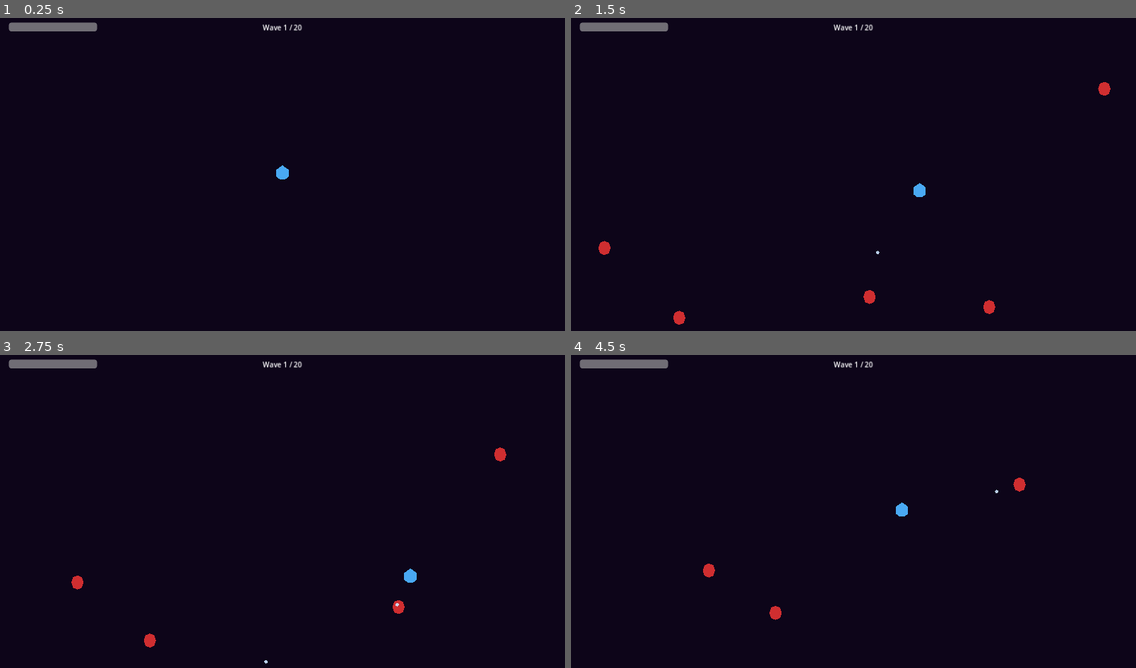
Above: before the commit, frames 1-4 (two rows, left to right).
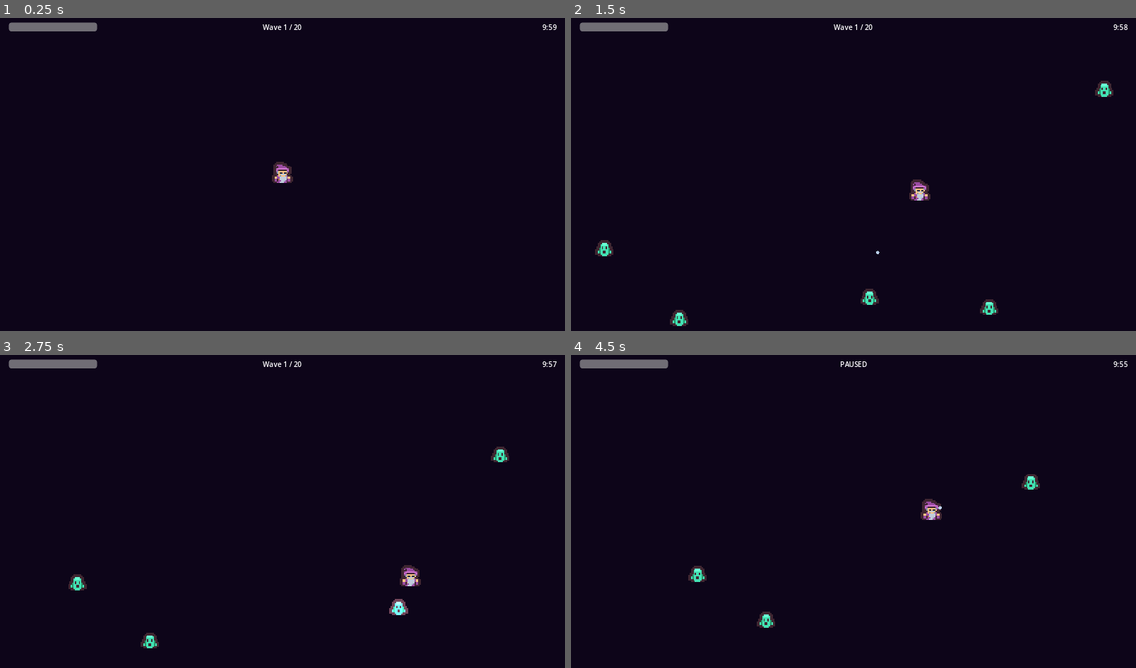
Above: after the commit, the same moments.

Repository: yurukusa/spell-cascade
Game: Godot game, scene res://scenes/main.tscn
Same seed, same stepped clock (60 frames per second), same inputs: the game is played once before the commit and once after it.
Inputs:
- Up to frame 1 (0.25 s): no input
- Up to frame 2 (1.5 s): tap Enter at 0.5 s; hold D (move_right) 0.53-1.28 s; tap R at 0.6, 1.35 s; hold S (move_down) from 1.28 s (still down)
- Up to frame 3 (2.75 s): release S (move_down) at 2.03 s; hold D (move_right) from 2.03 s (still down); tap R at 2.1 s
- Up to frame 4 (4.5 s): release D (move_right) at 2.78 s; hold W (move_up) 2.78-3.53 s; tap R at 2.85, 3.6, 4.35 s; hold A (move_left) from 3.53 s (still down); tap Escape at 4.15 s

The runs differ from the first frame. In frame 1, 0.3% of the frame differs, in the area x 46-99%, y 2-53%; in frame 2, 1.0%; in frame 3, 0.8%; in frame 4, 1.0%, in the area x 20-99%, y 2-88%.

Commit message:
feat: pixel art sprites + orb/synergy system (pre-pivot snapshot)
Kenney Tiny Dungeon sprites integrated, OrbData autoload with 6 orbs + 3 synergies,
upgrade UI, timer, restart, pause. Saving before pivot to Idol Tower + PoE build depth.

Co-Authored-By: Claude Opus 4.6 <noreply@anthropic.com>

Diff:
--- /dev/null
+++ b/art_config.json
@@ -0,0 +1,31 @@
+{
+  "_comment": "見た目パラメータ集約ファイル。design.md反映後に差し替える。凍結中。",
+  "_status": "placeholder",
+  "sprite_scale": 3.0,
+  "player_texture": "res://assets/kenney-tiny-dungeon/tile_0084.png",
+  "enemy_textures": {
+    "tier1": "res://assets/kenney-tiny-dungeon/tile_0108.png",
+    "tier2": "res://assets/kenney-tiny-dungeon/tile_0110.png",
+    "tier3": "res://assets/kenney-tiny-dungeon/tile_0121.png"
+  },
+  "orb_texture": "res://assets/kenney-tiny-dungeon/tile_0056.png",
+  "background_color": [0.05, 0.02, 0.1, 1.0],
+  "palette": {
+    "_note": "design.md確定後に置換",
+    "primary": "#4db2ff",
+    "secondary": "#80ccff",
+    "danger": "#ff4444",
+    "background": "#0d0520"
+  },
+  "ui": {
+    "_note": "レイアウトはdesign.md確定後に固定",
+    "hp_bar_position": "top_left",
+    "wave_label_position": "top_center",
+    "font": "default"
+  },
+  "viewport": {
+    "width": 1280,
+    "height": 720,
+    "_note": "解像度はdesign.md確定後に固定"
+  }
+}
--- a/project.godot
+++ b/project.godot
@@ -12,6 +12,10 @@
 config/features=PackedStringArray("4.3", "GL Compatibility")
 config/icon="res://icon.svg"
 
+[autoload]
+
+OrbData="*res://scripts/orb_data.gd"
+
 [display]
 
 window/size/viewport_width=1280
@@ -20,6 +24,7 @@
 
 [rendering]
 
+textures/canvas_textures/default_texture_filter=0
 renderer/rendering_method="gl_compatibility"
 renderer/rendering_method.mobile="gl_compatibility"
 environment/defaults/default_clear_color=Color(0.05, 0.02, 0.1, 1)
--- a/scenes/enemy.tscn
+++ b/scenes/enemy.tscn
@@ -1,12 +1,13 @@
-[gd_scene load_steps=4 format=3 uid="uid://c5enemy1"]
+[gd_scene load_steps=5 format=3 uid="uid://c5enemy1"]
 
 [ext_resource type="Script" path="res://scripts/enemy.gd" id="1_enemy"]
+[ext_resource type="Texture2D" path="res://assets/kenney-tiny-dungeon/tile_0108.png" id="2_enemytex"]
 
 [sub_resource type="CircleShape2D" id="CircleShape2D_enemy"]
-radius = 12.0
+radius = 20.0
 
 [sub_resource type="CircleShape2D" id="CircleShape2D_hitbox"]
-radius = 14.0
+radius = 22.0
 
 [node name="Enemy" type="CharacterBody2D" groups=["enemies"]]
 collision_layer = 4
@@ -16,9 +17,10 @@
 [node name="CollisionShape2D" type="CollisionShape2D" parent="."]
 shape = SubResource("CircleShape2D_enemy")
 
-[node name="Visual" type="Polygon2D" parent="."]
-color = Color(0.9, 0.2, 0.2, 0.9)
-polygon = PackedVector2Array(-10, -12, 0, -16, 10, -12, 14, 0, 10, 12, 0, 16, -10, 12, -14, 0)
+[node name="Visual" type="Sprite2D" parent="."]
+texture = ExtResource("2_enemytex")
+texture_filter = 1
+scale = Vector2(3, 3)
 
 [node name="Hitbox" type="Area2D" parent="."]
 collision_layer = 4
--- a/scenes/main.tscn
+++ b/scenes/main.tscn
@@ -1,13 +1,14 @@
-[gd_scene load_steps=6 format=3 uid="uid://cmainscene"]
+[gd_scene load_steps=7 format=3 uid="uid://cmainscene"]
 
 [ext_resource type="Script" path="res://scripts/main.gd" id="1_main"]
 [ext_resource type="Script" path="res://scripts/player.gd" id="2_player"]
 [ext_resource type="Script" path="res://scripts/wave_manager.gd" id="3_wave"]
 [ext_resource type="Script" path="res://scripts/auto_attack.gd" id="4_attack"]
 [ext_resource type="PackedScene" uid="uid://c5enemy1" path="res://scenes/enemy.tscn" id="5_enemy"]
+[ext_resource type="Texture2D" path="res://assets/kenney-tiny-dungeon/tile_0084.png" id="6_playertex"]
 
 [sub_resource type="CircleShape2D" id="CircleShape2D_player"]
-radius = 14.0
+radius = 20.0
 
 [node name="Main" type="Node2D"]
 script = ExtResource("1_main")
@@ -29,9 +30,10 @@
 [node name="CollisionShape2D" type="CollisionShape2D" parent="Player"]
 shape = SubResource("CircleShape2D_player")
 
-[node name="Visual" type="Polygon2D" parent="Player"]
-color = Color(0.3, 0.7, 1.0, 0.95)
-polygon = PackedVector2Array(0, -16, 14, -6, 14, 10, 6, 16, -6, 16, -14, 10, -14, -6)
+[node name="Visual" type="Sprite2D" parent="Player"]
+texture = ExtResource("6_playertex")
+texture_filter = 1
+scale = Vector2(3, 3)
 
 [node name="AutoAttack" type="Node2D" parent="Player"]
 script = ExtResource("4_attack")
@@ -57,3 +59,26 @@
 offset_bottom = 50.0
 text = "Wave 1 / 20"
 horizontal_alignment = 1
+
+[node name="TimerLabel" type="Label" parent="UI"]
+offset_left = 1100.0
+offset_top = 20.0
+offset_right = 1260.0
+offset_bottom = 50.0
+text = "10:00"
+horizontal_alignment = 2
+
+[node name="OrbLabel" type="Label" parent="UI"]
+offset_left = 20.0
+offset_top = 50.0
+offset_right = 500.0
+offset_bottom = 100.0
+text = ""
+
+[node name="RestartLabel" type="Label" parent="UI"]
+offset_left = 440.0
+offset_top = 400.0
+offset_right = 840.0
+offset_bottom = 440.0
+text = "Press R to Restart"
+horizontal_alignment = 1
--- a/scripts/enemy.gd
+++ b/scripts/enemy.gd
@@ -1,6 +1,6 @@
 extends CharacterBody2D
 
-## Enemy - 色付き幾何学体。プレイヤーに向かって移動。
+## Enemy - ピクセルアートキャラクター。プレイヤーに向かって移動。
 
 @export var speed := 80.0
 @export var max_hp := 30.0
@@ -22,6 +22,11 @@
 	hp = max_hp
 	damage = dmg
 
+func set_texture(tex: Texture2D) -> void:
+	var visual := $Visual as Sprite2D
+	if visual:
+		visual.texture = tex
+
 func _physics_process(_delta: float) -> void:
 	if not is_instance_valid(player):
 		return
--- a/scripts/main.gd
+++ b/scripts/main.gd
@@ -1,37 +1,121 @@
 extends Node2D
 
 ## Main - ゲームのエントリーポイント。
-## プレイヤー、敵スポーン、Wave管理、UIを統合。
+## プレイヤー、敵スポーン、Wave管理、UI、オーブ選択、タイマーを統合。
 
 @onready var player: CharacterBody2D = $Player
 @onready var wave_manager: Node = $WaveManager
 @onready var ui_layer: CanvasLayer = $UI
 @onready var hp_bar: ProgressBar = $UI/HPBar
 @onready var wave_label: Label = $UI/WaveLabel
+@onready var timer_label: Label = $UI/TimerLabel
+@onready var orb_label: Label = $UI/OrbLabel
+@onready var restart_label: Label = $UI/RestartLabel
+
+var upgrade_ui: Node  # UpgradeUI (CanvasLayer)
+var run_time := 0.0
+var max_run_time := 600.0  # 10分
+var game_over := false
+var player_orbs: Array[int] = []  # OrbData.OrbType のリスト
 
 func _ready() -> void:
 	# プレイヤーのシグナル接続
 	player.hp_changed.connect(_on_player_hp_changed)
 	player.died.connect(_on_player_died)
 
-	# Wave開始
+	# Wave管理
 	wave_manager.wave_started.connect(_on_wave_started)
 	wave_manager.wave_cleared.connect(_on_wave_cleared)
 	wave_manager.all_waves_cleared.connect(_on_all_waves_cleared)
 
+	# UpgradeUI生成（CanvasLayerベース）
+	var upgrade_script := load("res://scripts/upgrade_ui.gd")
+	upgrade_ui = CanvasLayer.new()
+	upgrade_ui.set_script(upgrade_script)
+	upgrade_ui.name = "UpgradeUI"
+	add_child(upgrade_ui)
+	upgrade_ui.orb_selected.connect(_on_orb_selected)
+
 	# UI初期化
 	hp_bar.max_value = player.max_hp
 	hp_bar.value = player.max_hp
+	restart_label.visible = false
 
 	# ゲーム開始
 	wave_manager.start(player)
+
+func _process(delta: float) -> void:
+	if game_over:
+		return
+
+	# ランタイマー
+	run_time += delta
+	_update_timer_display()
+
+	# 10分経過 → 勝利
+	if run_time >= max_run_time:
+		_win_game()
+
+func _update_timer_display() -> void:
+	var remaining := max_run_time - run_time
+	if remaining < 0:
+		remaining = 0
+	var total_sec := floori(remaining)
+	var minutes := total_sec / 60
+	var seconds := total_sec % 60
+	timer_label.text = "%d:%02d" % [minutes, seconds]
+
+func _update_orb_display() -> void:
+	if player_orbs.is_empty():
+		orb_label.text = ""
+		return
+
+	var names: PackedStringArray = []
+	for orb_type in player_orbs:
+		var info = OrbData.get_orb(orb_type)
+		if info:
+			names.append(info.name)
+	orb_label.text = "Orbs: " + ", ".join(names)
+
+	# シナジーチェック
+	var synergies = OrbData.check_synergies(player_orbs)
+	if not synergies.is_empty():
+		var syn_names: PackedStringArray = []
+		for s in synergies:
+			syn_names.append(s.name)
+		orb_label.text += "\nSynergy: " + ", ".join(syn_names)
+
+func _on_orb_selected(orb_type: int) -> void:
+	player_orbs.append(orb_type)
+	_apply_orb_effect(orb_type)
+	_update_orb_display()
+
+func _apply_orb_effect(orb_type: int) -> void:
+	var info = OrbData.get_orb(orb_type)
+	if info == null:
+		return
+
+	var effect: Dictionary = info.effect
+	var auto_attack := player.get_node("AutoAttack")
+
+	# 攻撃速度倍率
+	if effect.has("attack_speed_mult"):
+		auto_attack.fire_rate /= effect["attack_speed_mult"]
+
+	# ダメージ倍率
+	if effect.has("damage_mult"):
+		auto_attack.bullet_damage *= effect["damage_mult"]
+
+	# HP回復（process内で毎フレーム回復する仕組みは後で追加）
 
 func _on_player_hp_changed(current: float, _maximum: float) -> void:
 	hp_bar.value = current
 
 func _on_player_died() -> void:
+	game_over = true
 	wave_label.text = "GAME OVER"
-	get_tree().paused = true
+	restart_label.visible = true
+	restart_label.text = "Press R to Restart"
 
 func _on_wave_started(wave_num: int) -> void:
 	wave_label.text = "Wave %d / 20" % wave_num
@@ -39,6 +123,30 @@
 func _on_wave_cleared(wave_num: int) -> void:
 	wave_label.text = "Wave %d Cleared!" % wave_num
 
+	# 3択のオーブ選択を表示
+	var choices = OrbData.get_random_orbs(3)
+	if not choices.is_empty():
+		upgrade_ui.show_choices(choices)
+
 func _on_all_waves_cleared() -> void:
+	_win_game()
+
+func _win_game() -> void:
+	game_over = true
 	wave_label.text = "YOU WIN!"
-	get_tree().paused = true
+	restart_label.visible = true
+	restart_label.text = "Press R to Restart"
+
+func _unhandled_input(event: InputEvent) -> void:
+	if event is InputEventKey and event.pressed:
+		# Rキーでリスタート
+		if event.keycode == KEY_R and game_over:
+			get_tree().paused = false
+			get_tree().reload_current_scene()
+		# Escキーで一時停止トグル
+		elif event.keycode == KEY_ESCAPE and not game_over:
+			get_tree().paused = not get_tree().paused
+			if get_tree().paused:
+				wave_label.text = "PAUSED"
+			else:
+				wave_label.text = "Wave %d / 20" % wave_manager.current_wave
--- /dev/null
+++ b/scripts/orb_data.gd
@@ -0,0 +1,127 @@
+extends Node
+
+## OrbData - オーブとシナジーの定義（データ駆動）。
+## Autoloadシングルトン。全てのオーブ効果・シナジー条件をここに集約。
+
+# オーブの基本タイプ
+enum OrbType {
+	FIRE,
+	ICE,
+	LIGHTNING,
+	POISON,
+	ARCANE,
+	HOLY
+}
+
+# オーブ情報
+class OrbInfo:
+	var type: int
+	var name: String
+	var description: String
+	var color: Color  # プレースホルダ色（design.md後に差し替え）
+	var effect: Dictionary  # 効果パラメータ
+
+	func _init(t: int, n: String, d: String, c: Color, e: Dictionary) -> void:
+		type = t
+		name = n
+		description = d
+		color = c
+		effect = e
+
+# シナジー情報
+class SynergyInfo:
+	var name: String
+	var description: String
+	var required_orbs: Array[int]
+	var bonus: Dictionary  # ボーナスパラメータ
+
+	func _init(n: String, d: String, req: Array[int], b: Dictionary) -> void:
+		name = n
+		description = d
+		required_orbs = req
+		bonus = b
+
+# --- データ定義 ---
+
+var orb_catalog: Dictionary = {}
+var synergy_catalog: Array[SynergyInfo] = []
+
+func _ready() -> void:
+	_init_orbs()
+	_init_synergies()
+
+func _init_orbs() -> void:
+	orb_catalog = {
+		OrbType.FIRE: OrbInfo.new(
+			OrbType.FIRE, "Fire Orb", "Attack speed +15%",
+			Color(1.0, 0.3, 0.1),
+			{"attack_speed_mult": 1.15}
+		),
+		OrbType.ICE: OrbInfo.new(
+			OrbType.ICE, "Ice Orb", "Enemies slowed 20%",
+			Color(0.3, 0.7, 1.0),
+			{"enemy_slow": 0.8}
+		),
+		OrbType.LIGHTNING: OrbInfo.new(
+			OrbType.LIGHTNING, "Lightning Orb", "Chain to 2 nearby enemies",
+			Color(1.0, 1.0, 0.3),
+			{"chain_count": 2}
+		),
+		OrbType.POISON: OrbInfo.new(
+			OrbType.POISON, "Poison Orb", "DoT 5 dmg/sec for 3s",
+			Color(0.3, 0.9, 0.2),
+			{"dot_damage": 5.0, "dot_duration": 3.0}
+		),
+		OrbType.ARCANE: OrbInfo.new(
+			OrbType.ARCANE, "Arcane Orb", "Damage +25%",
+			Color(0.7, 0.3, 1.0),
+			{"damage_mult": 1.25}
+		),
+		OrbType.HOLY: OrbInfo.new(
+			OrbType.HOLY, "Holy Orb", "HP regen 2/sec",
+			Color(1.0, 0.95, 0.6),
+			{"hp_regen": 2.0}
+		),
+	}
+
+func _init_synergies() -> void:
+	synergy_catalog = [
+		SynergyInfo.new(
+			"Meltdown", "Fire+Ice: Explosions on kill",
+			[OrbType.FIRE, OrbType.ICE],
+			{"explosion_on_kill": true, "explosion_radius": 80.0, "explosion_damage": 20.0}
+		),
+		SynergyInfo.new(
+			"Tempest", "Lightning+Ice: Freeze chance 15%",
+			[OrbType.LIGHTNING, OrbType.ICE],
+			{"freeze_chance": 0.15, "freeze_duration": 1.5}
+		),
+		SynergyInfo.new(
+			"Plague Storm", "Poison+Fire: Poison spreads on death",
+			[OrbType.POISON, OrbType.FIRE],
+			{"poison_spread_on_death": true, "spread_radius": 100.0}
+		),
+	]
+
+func get_orb(type: int) -> OrbInfo:
+	return orb_catalog.get(type)
+
+func get_random_orbs(count: int, exclude: Array[int] = []) -> Array[int]:
+	var available: Array[int] = []
+	for t in orb_catalog.keys():
+		if t not in exclude:
+			available.append(t)
+	available.shuffle()
+	return available.slice(0, mini(count, available.size()))
+
+func check_synergies(owned_orbs: Array[int]) -> Array[SynergyInfo]:
+	var active: Array[SynergyInfo] = []
+	for synergy in synergy_catalog:
+		var has_all := true
+		for req in synergy.required_orbs:
+			if req not in owned_orbs:
+				has_all = false
+				break
+		if has_all:
+			active.append(synergy)
+	return active
--- a/scripts/screenshot.gd
+++ b/scripts/screenshot.gd
@@ -15,9 +15,9 @@
 func _take_screenshot() -> void:
 	await RenderingServer.frame_post_draw
 	var img := get_viewport().get_texture().get_image()
-	var err := img.save_png("/home/namakusa/screenshots/spell-cascade-v0.png")
+	var err := img.save_png("/home/namakusa/screenshots/spell-cascade-v2-scale3x.png")
 	if err == OK:
-		print("SCREENSHOT_SAVED: /home/namakusa/screenshots/spell-cascade-v0.png")
+		print("SCREENSHOT_SAVED: /home/namakusa/screenshots/spell-cascade-v2-scale3x.png")
 	else:
 		print("SCREENSHOT_FAILED: error code ", err)
 	get_tree().quit()
--- /dev/null
+++ b/scripts/upgrade_ui.gd
@@ -0,0 +1,107 @@
+extends CanvasLayer
+
+## UpgradeUI - Wave Clear時に3択のオーブ選択を表示。
+## 選択中はゲームを一時停止。
+
+signal orb_selected(orb_type: int)
+
+var panel: PanelContainer
+var title_label: Label
+var buttons_container: VBoxContainer
+var current_choices: Array = []
+
+func _ready() -> void:
+	layer = 10
+	process_mode = Node.PROCESS_MODE_ALWAYS  # pause中もUI操作可能
+	_build_ui()
+	hide_ui()
+
+func _build_ui() -> void:
+	# 半透明の暗幕
+	var overlay := ColorRect.new()
+	overlay.name = "Overlay"
+	overlay.set_anchors_preset(Control.PRESET_FULL_RECT)
+	overlay.color = Color(0, 0, 0, 0.6)
+	add_child(overlay)
+
+	# 中央パネル
+	panel = PanelContainer.new()
+	panel.name = "Panel"
+	panel.set_anchors_preset(Control.PRESET_CENTER)
+	panel.offset_left = -200
+	panel.offset_top = -180
+	panel.offset_right = 200
+	panel.offset_bottom = 180
+
+	# パネルスタイル（プレースホルダ、design.md後に差し替え）
+	var style := StyleBoxFlat.new()
+	style.bg_color = Color(0.1, 0.08, 0.2, 0.95)
+	style.border_color = Color(0.4, 0.3, 0.8, 0.8)
+	style.set_border_width_all(2)
+	style.set_corner_radius_all(8)
+	style.set_content_margin_all(20)
+	panel.add_theme_stylebox_override("panel", style)
+	overlay.add_child(panel)
+
+	var vbox := VBoxContainer.new()
+	vbox.name = "VBox"
+	vbox.add_theme_constant_override("separation", 12)
+	panel.add_child(vbox)
+
+	# タイトル
+	title_label = Label.new()
+	title_label.name = "Title"
+	title_label.text = "Choose an Orb"
+	title_label.horizontal_alignment = HORIZONTAL_ALIGNMENT_CENTER
+	title_label.add_theme_font_size_override("font_size", 22)
+	vbox.add_child(title_label)
+
+	# ボタンコンテナ
+	buttons_container = VBoxContainer.new()
+	buttons_container.name = "Buttons"
+	buttons_container.add_theme_constant_override("separation", 8)
+	vbox.add_child(buttons_container)
+
+func show_choices(orb_types: Array) -> void:
+	current_choices = orb_types
+
+	# 既存ボタンを削除
+	for child in buttons_container.get_children():
+		child.queue_free()
+
+	# オーブごとにボタン生成
+	for orb_type in orb_types:
+		var info = OrbData.get_orb(orb_type)
+		if info == null:
+			continue
+
+		var btn := Button.new()
+		btn.text = "%s\n%s" % [info.name, info.description]
+		btn.custom_minimum_size = Vector2(350, 60)
+
+		# ボタンスタイル（プレースホルダ）
+		var style := StyleBoxFlat.new()
+		style.bg_color = Color(info.color.r * 0.3, info.color.g * 0.3, info.color.b * 0.3, 0.9)
+		style.border_color = info.color
+		style.set_border_width_all(2)
+		style.set_corner_radius_all(4)
+		style.set_content_margin_all(8)
+		btn.add_theme_stylebox_override("normal", style)
+
+		var hover_style := style.duplicate()
+		hover_style.bg_color = Color(info.color.r * 0.5, info.color.g * 0.5, info.color.b * 0.5, 0.95)
+		btn.add_theme_stylebox_override("hover", hover_style)
+
+		btn.pressed.connect(_on_orb_chosen.bind(orb_type))
+		buttons_container.add_child(btn)
+
+	visible = true
+	get_tree().paused = true
+
+func hide_ui() -> void:
+	visible = false
+
+func _on_orb_chosen(orb_type: int) -> void:
+	get_tree().paused = false
+	hide_ui()
+	orb_selected.emit(orb_type)
--- a/scripts/wave_manager.gd
+++ b/scripts/wave_manager.gd
@@ -15,10 +15,20 @@
 var player: Node2D
 var spawn_area: Rect2
 
+# Wave段階に応じた敵テクスチャ
+var enemy_textures: Array[Texture2D] = []
+
 func _ready() -> void:
 	# スポーンエリアはビューポートの外周
 	var vp := get_tree().root.get_visible_rect().size
 	spawn_area = Rect2(Vector2.ZERO, vp)
+
+	# 敵テクスチャをロード（スライム→デーモン→ゴースト）
+	enemy_textures = [
+		load("res://assets/kenney-tiny-dungeon/tile_0108.png"),  # 緑スライム (Wave 1-7)
+		load("res://assets/kenney-tiny-dungeon/tile_0110.png"),  # 赤デーモン (Wave 8-14)
+		load("res://assets/kenney-tiny-dungeon/tile_0121.png"),  # ゴースト (Wave 15-20)
+	]
 
 func start(target_player: Node2D) -> void:
 	player = target_player
@@ -69,6 +79,16 @@
 	var speed_scale := 1.0 + (current_wave - 1) * 0.05
 
 	enemy.init(player, 80.0 * speed_scale, 30.0 * hp_scale, 10.0)
+
+	# Wave段階に応じたテクスチャ割り当て
+	var tex_index := 0
+	if current_wave >= 15:
+		tex_index = 2
+	elif current_wave >= 8:
+		tex_index = 1
+	if not enemy_textures.is_empty():
+		enemy.set_texture(enemy_textures[tex_index])
+
 	enemy.died.connect(_on_enemy_died)
 
 	get_tree().current_scene.add_child(enemy)
Not shown, added: assets/dungeontileset-ii.png.import
Not shown, added: assets/dungeontileset.png.import
Binary file added: assets/kenney-tiny-dungeon/tile_0000.png
Not shown, added: assets/kenney-tiny-dungeon/tile_0000.png.import
Binary file added: assets/kenney-tiny-dungeon/tile_0001.png
Not shown, added: assets/kenney-tiny-dungeon/tile_0001.png.import
Binary file added: assets/kenney-tiny-dungeon/tile_0002.png
Not shown, added: assets/kenney-tiny-dungeon/tile_0002.png.import
Binary file added: assets/kenney-tiny-dungeon/tile_0003.png
Not shown, added: assets/kenney-tiny-dungeon/tile_0003.png.import
Binary file added: assets/kenney-tiny-dungeon/tile_0004.png
Not shown, added: assets/kenney-tiny-dungeon/tile_0004.png.import
(and 254 more such lines)
